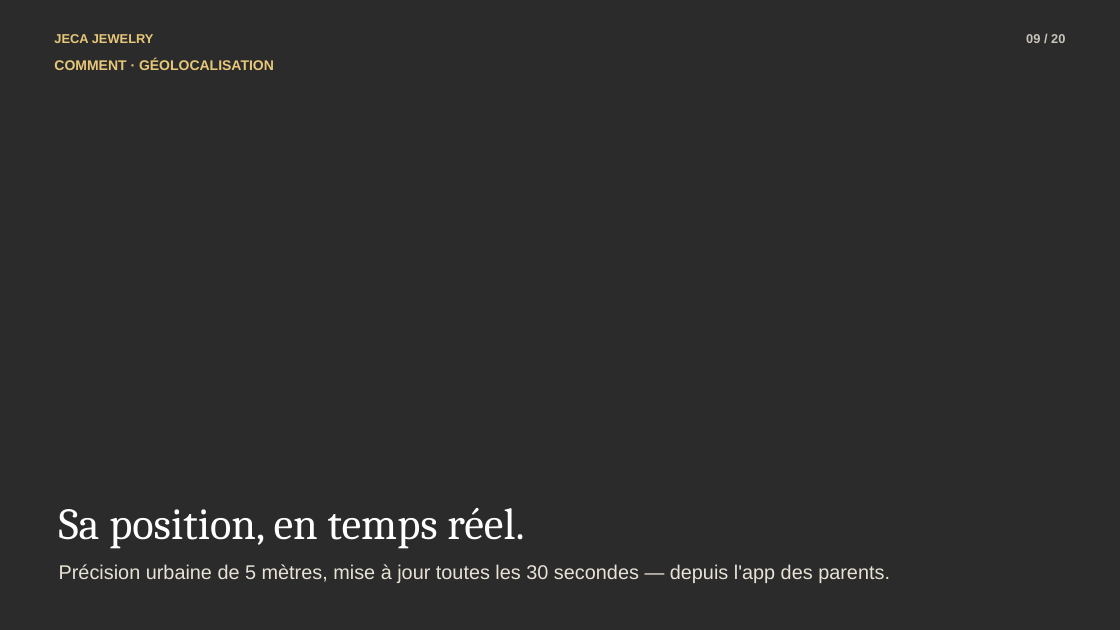
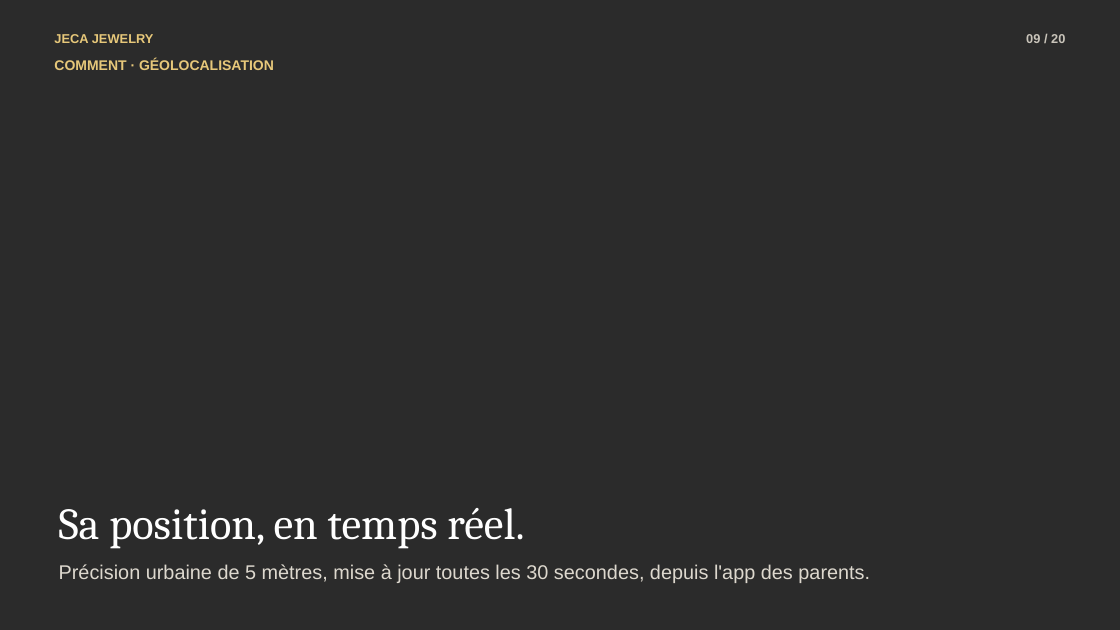
Before and after one commit to emirsqalli23-cpu/jeca-jewelry, a slide deck: slide 9 of JECA_PechaKucha.pptx. Drawn at 1120x630 pixels with LibreOffice and Linux fonts; fonts in the diff are those of the drawing; background and template pictures are left out; a plain dark background stands for a picture behind light text. Boxes give left, top, right and bottom in pixels: in the first picture for what was removed or moved away, otherwise in the second. Text is boxed around its words. In the diff, an @@ line names an element or a change of style, - is before the commit and + after.

```diff
--- a/JECA_PechaKucha.pptx
+++ b/JECA_PechaKucha.pptx
@@ text at (59,564,870,583): text changed; text colour #E8E2D6 to #DDD8CE @@
-Précision urbaine de 5 mètres, mise à jour toutes les 30 secondes — depuis l'app des parents.
+Précision urbaine de 5 mètres, mise à jour toutes les 30 secondes, depuis l'app des parents.
```
Also in this commit, not shown: 14 other slides changed, 5 slides added, 5 slides removed, 6 other files.
